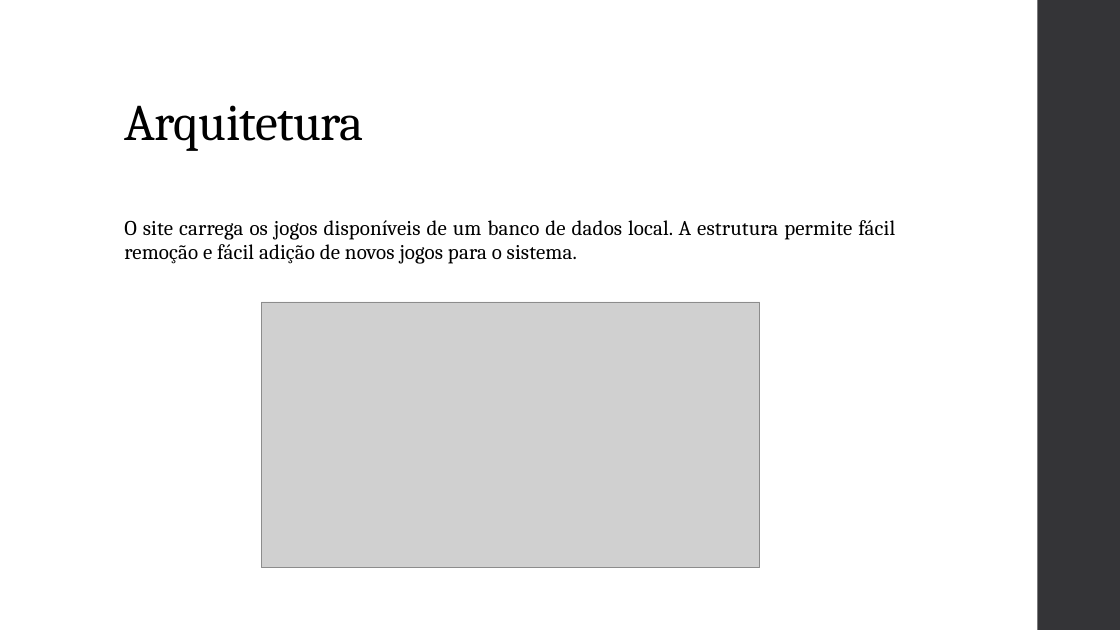
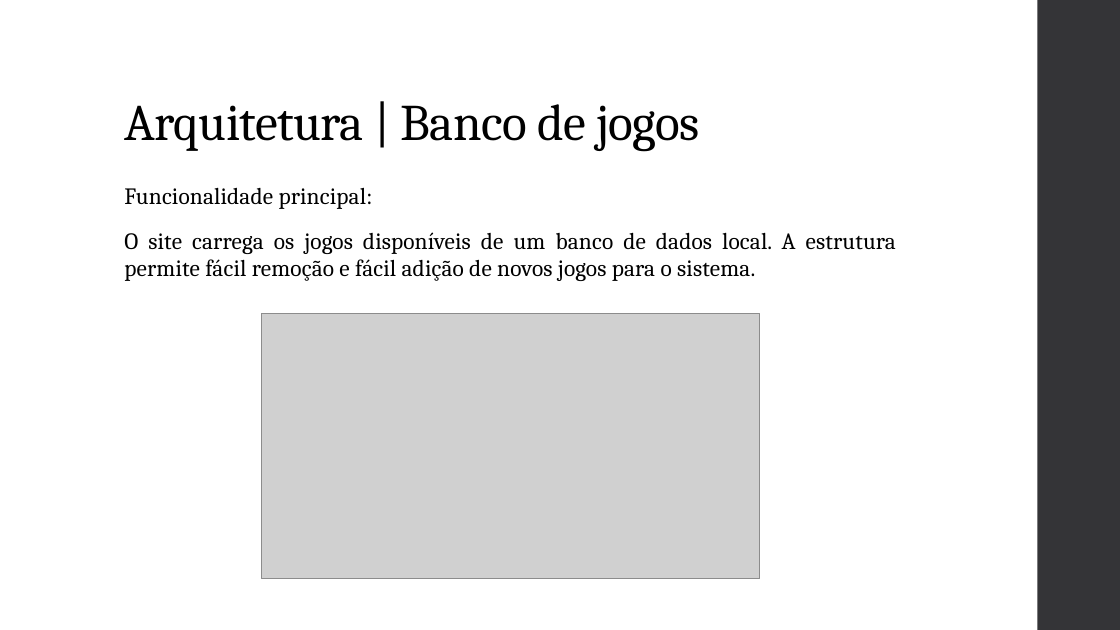
Before and after one commit to ICEI-PUC-Minas-PPLCC-TI/tiaw-ppl-cc-m-20221-t1-g1-alto-custo-de-jogos, a slide deck: slide 7 of docs/apresentacao/T1-G1-Apresentacao - Final.pptx (slide 6 before the commit). Drawn at 1120x630 pixels with LibreOffice and Linux fonts; fonts in the diff are those of the drawing; grey boxes stand for pictures. Boxes give left, top, right and bottom in pixels: in the first picture for what was removed or moved away, otherwise in the second. Text is boxed around its words. In the diff, an @@ line names an element or a change of style, - is before the commit and + after.

```diff
--- a/docs/apresentacao/T1-G1-Apresentacao - Final.pptx
+++ b/docs/apresentacao/T1-G1-Apresentacao - Final.pptx
@@ title at (124,104,699,151): text changed @@
-Arquitetura
+Arquitetura | Banco de jogos
@@ text "Funcionalidade principal:": place and size @@
-text "Funcionalidade principal:" at (124,220,895,264)
+text "Funcionalidade principal:" at (124,187,896,281)
@@ text at (124,187,373,209): paragraph added @@
+Funcionalidade principal:
@@ text at (124,232,896,281): size 18 to 20 pt in "O site carrega os jogos disponíveis de ..." @@
@@ picture: place and size @@
-picture at (261,302,760,568)
+picture at (261,313,760,579)
```
Also in this commit, not shown: 6 other slides changed, 1 slide added, 2 other files.
